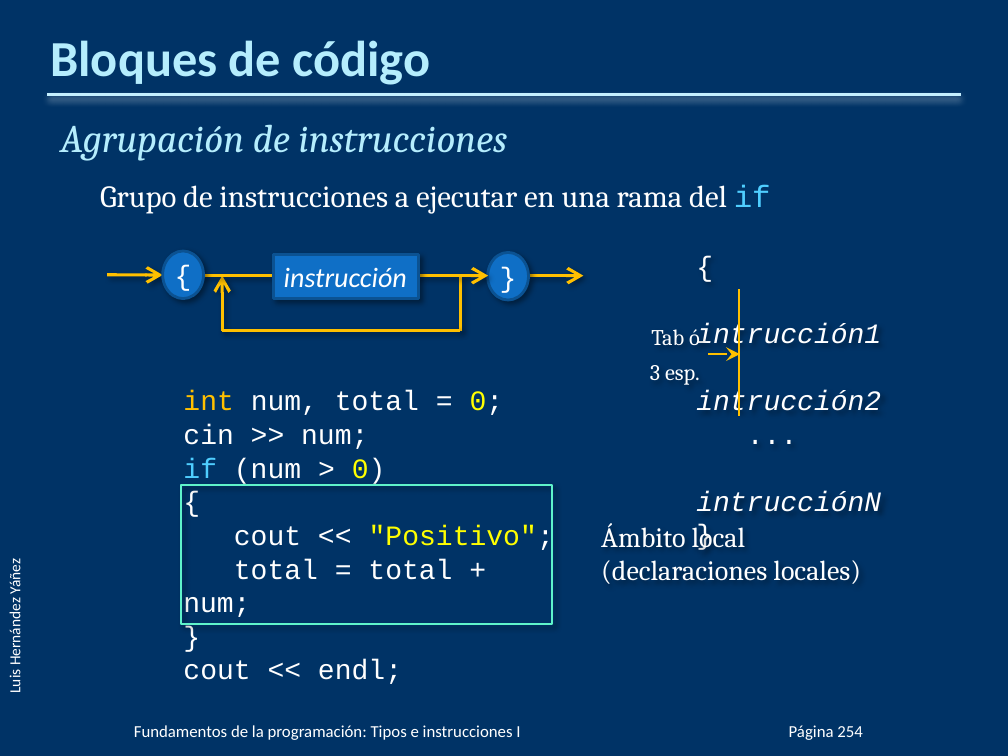
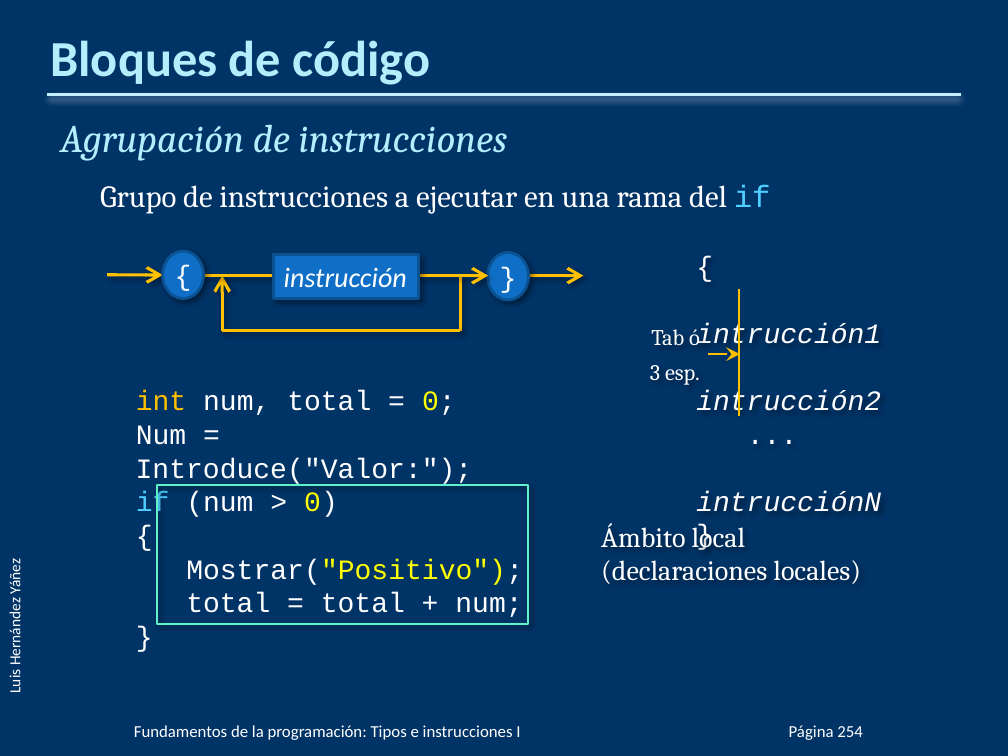
Before and after one commit to cmdgeneration/01-Fundamentos, a slide deck: slide 30 of PPTs/FP03.pptx. Drawn at 1008x756 pixels with LibreOffice and Linux fonts; fonts in the diff are those of the drawing; background and template pictures are left out. Boxes give left, top, right and bottom in pixels: in the first picture for what was removed or moved away, otherwise in the second. Text is boxed around its words. In the diff, an @@ line names an element or a change of style, - is before the commit and + after.

```diff
--- a/PPTs/FP03.pptx
+++ b/PPTs/FP03.pptx
@@ text "int num, total = 0;": place and size @@
-text "int num, total = 0;" at bbox=[183, 391, 554, 684]
+text "int num, total = 0;" at bbox=[136, 391, 523, 617]
@@ text at bbox=[136, 425, 473, 486]: text changed @@
-  cin >> num;
+  Num = Introduce("Valor:");
@@ rectangle: place and size @@
-rectangle at bbox=[181, 486, 551, 625]
+rectangle at bbox=[157, 486, 527, 625]
@@ text at bbox=[186, 559, 523, 585]: text changed @@
-  cout << "Positivo";
+  Mostrar("Positivo");
@@ text at bbox=[183, 660, 402, 684]: paragraph removed @@
-  cout << endl;
```
Also in this commit, not shown: 41 other slides changed, 4 other files.
